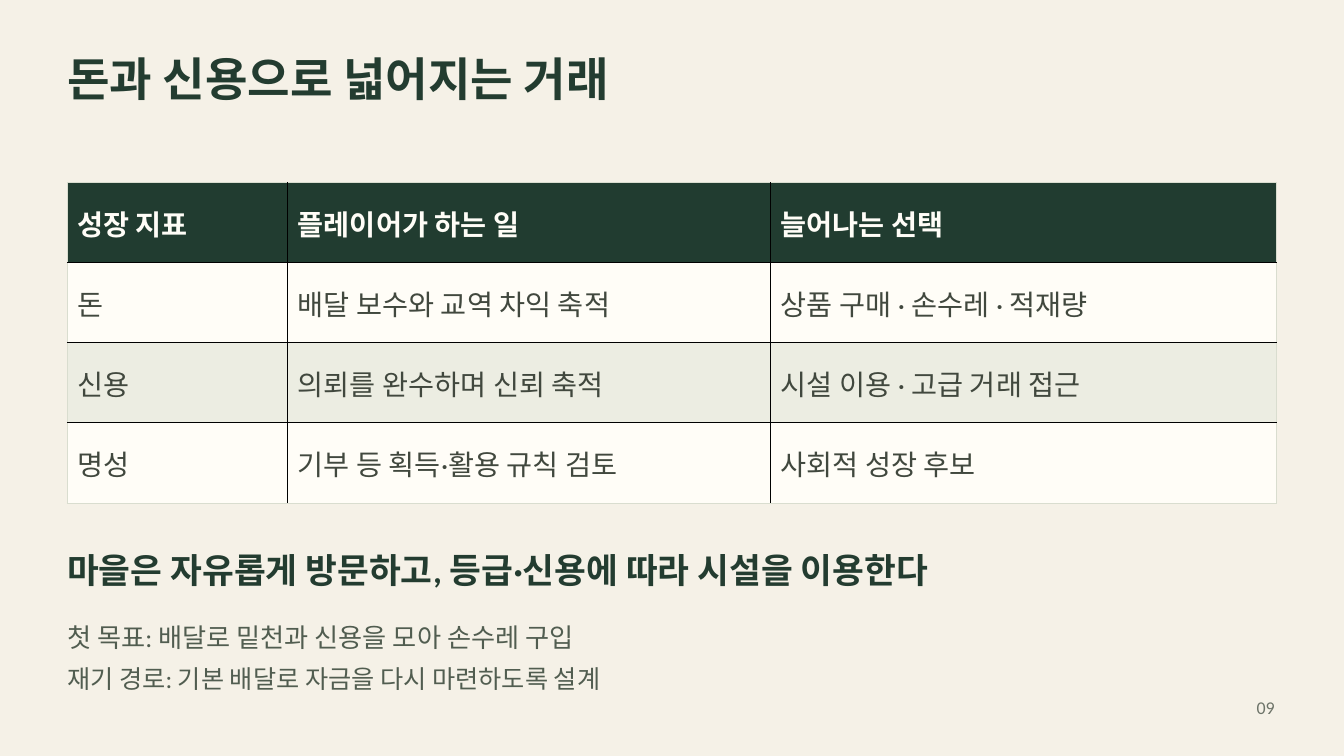
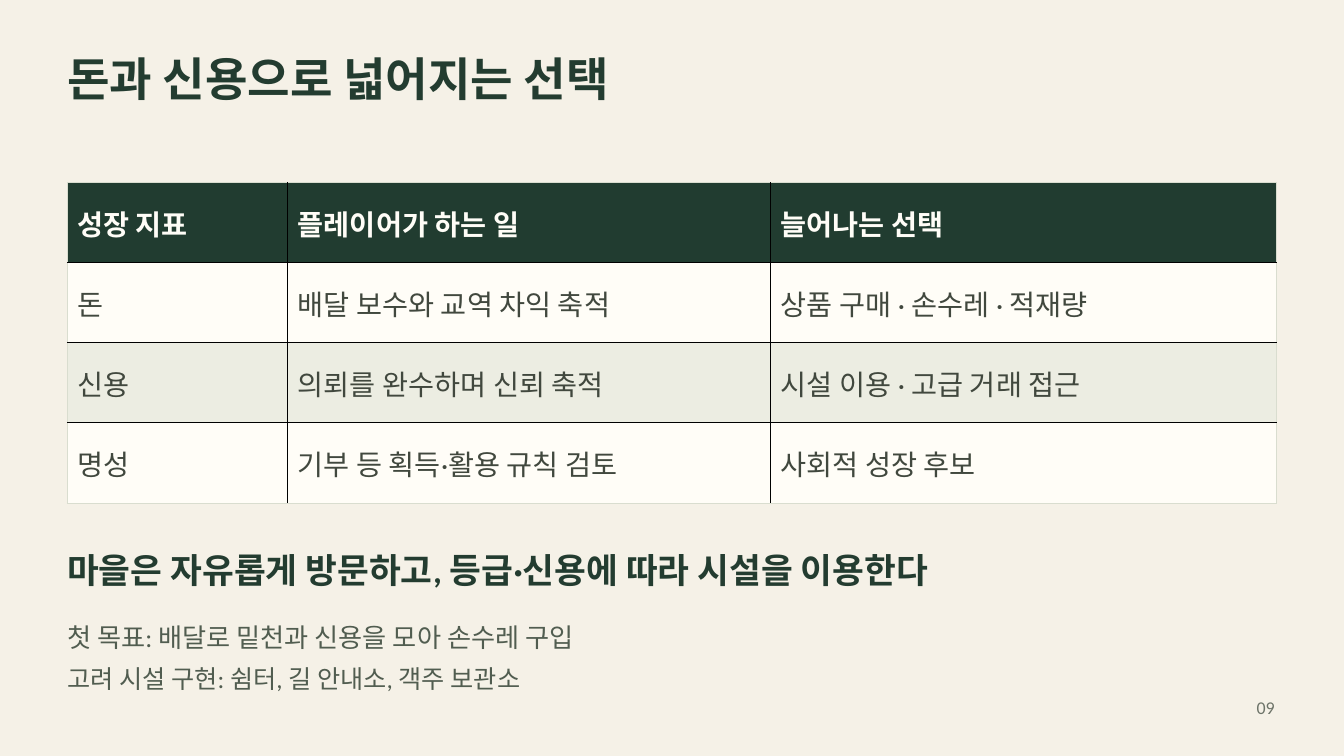
Before and after one commit to hundredman/pocket-caravan, a slide deck: slide 9 of Presentations/2026-10-19/팀별 게임 기획 발표 자료_최종.pptx. Drawn at 1344x756 pixels with LibreOffice and Linux fonts; fonts in the diff are those of the drawing. Boxes give left, top, right and bottom in pixels: in the first picture for what was removed or moved away, otherwise in the second. Text is boxed around its words. In the diff, an @@ line names an element or a change of style, - is before the commit and + after.

```diff
--- a/Presentations/2026-10-19/팀별 게임 기획 발표 자료_최종.pptx
+++ b/Presentations/2026-10-19/팀별 게임 기획 발표 자료_최종.pptx
@@ text at (67, 57, 609, 100): text changed @@
-돈과 신용으로 넓어지는 거래
+돈과 신용으로 넓어지는 선택
@@ text at (67, 667, 521, 691): text changed @@
-재기 경로: 기본 배달로 자금을 다시 마련하도록 설계
+고려 시설 구현: 쉼터, 길 안내소, 객주 보관소
```
Also in this commit, not shown: 9 other slides changed, 1 slide added, 1 slide removed, 6 other files.
